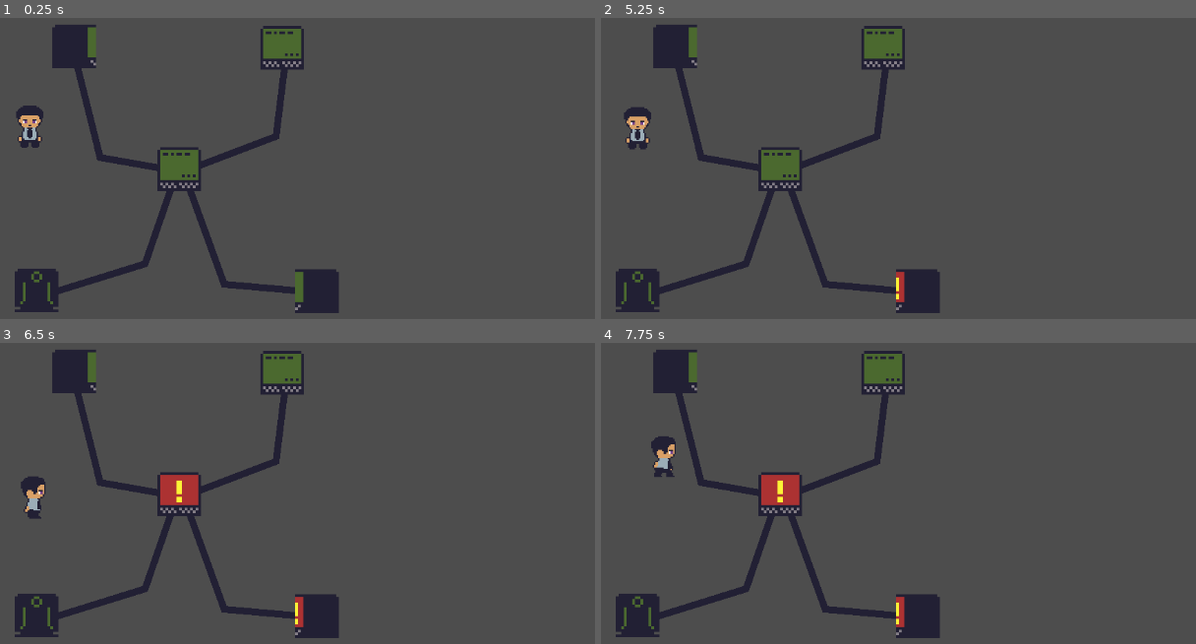
Above: before the commit, frames 1-4 (two rows, left to right).
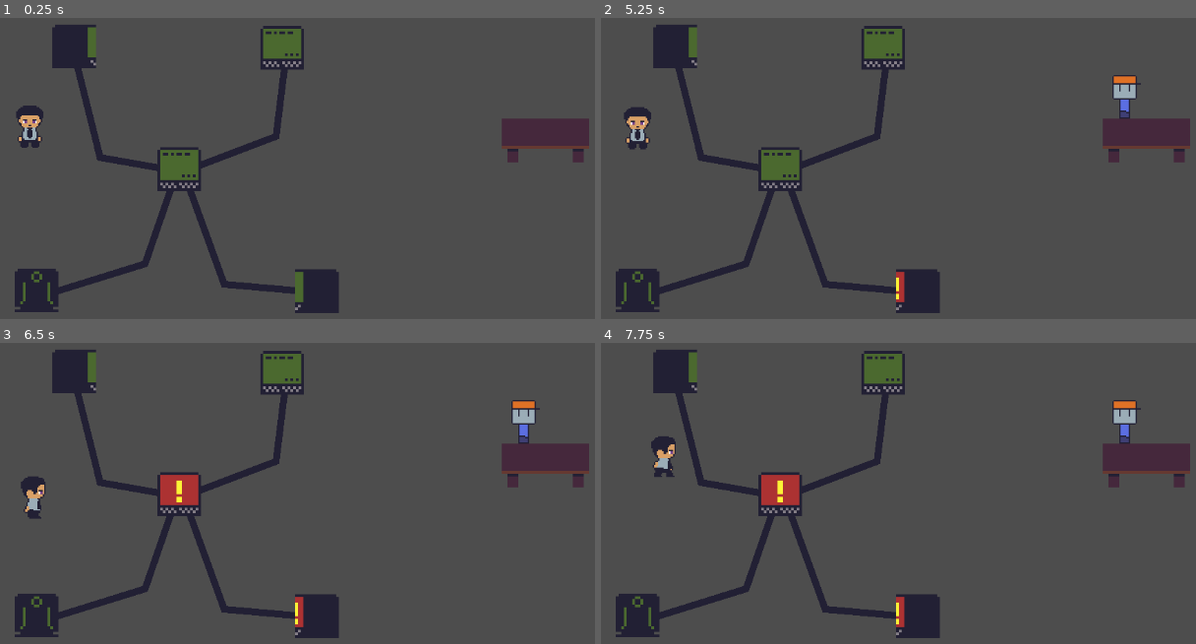
Above: after the commit, the same moments.

Repository: IsaelGabriel/lgj-2023
Game: Godot game, scene res://scenes/test_scene.tscn
The game is run twice, just before and just after one commit, with the same random seed, the same clock (stepped at 60 frames per second) and the same inputs. The project has no main scene, so this scene is started directly.
Inputs:
- Up to frame 1 (0.25 s): no input
- Up to frame 2 (5.25 s): tap Enter at 0.5 s; hold Right (p1_right) 0.53-1.28 s; tap Space (p1_use) every 0.75 s from 0.6 to 5.1 s; hold Down (p1_down) 1.28-2.03 s; hold Right (p1_right) 2.03-2.78 s; hold Up (p1_up) 2.78-3.53 s; hold Left (p1_left) 3.53-5.03 s; hold Down (p1_down) from 5.03 s (still down)
- Up to frame 3 (6.5 s): release Down (p1_down) at 5.78 s; hold Right (p1_right) from 5.78 s (still down); tap Space (p1_use) at 5.85 s
- Up to frame 4 (7.75 s): release Right (p1_right) at 6.53 s; hold Up (p1_up) 6.53-7.28 s; tap Space (p1_use) at 6.6, 7.35 s; hold Right (p1_right) from 7.28 s (still down)

The runs differ from the first frame. In frame 1, 1.6% of the frame differs, in the area x 84-100%, y 33-49%; in frame 2, 2.1%, in the area x 84-100%, y 18-49%; in frame 3, 2.1%; in frame 4, 2.1%.

Commit message:
added pointer to interacting object and its state to box. Player is not able to guide multiple customers

Diff:
--- a/scenes/test_scene.tscn
+++ b/scenes/test_scene.tscn
@@ -1,8 +1,9 @@
-[gd_scene load_steps=4 format=3 uid="uid://bkfcwp5sdhvea"]
+[gd_scene load_steps=5 format=3 uid="uid://bkfcwp5sdhvea"]
 
 [ext_resource type="PackedScene" uid="uid://ctm72syamdtu3" path="res://scenes/player.tscn" id="1_hehdr"]
 [ext_resource type="Script" path="res://scripts/Network.gd" id="2_k0r3j"]
 [ext_resource type="PackedScene" uid="uid://b6vc6tnmg4sio" path="res://scenes/computer.tscn" id="3_na8rk"]
+[ext_resource type="PackedScene" uid="uid://dyv7agf8jf0g1" path="res://scenes/front_desk.tscn" id="4_7spk4"]
 
 [node name="TestScene" type="Node2D"]
 
@@ -60,5 +61,8 @@
 wait_time = 3.0
 autostart = true
 
+[node name="Front Desk" parent="." instance=ExtResource("4_7spk4")]
+position = Vector2(1016, 236)
+
 [connection signal="timeout" from="Network/MaxVirusTimer" to="Network" method="_on_max_virus_timer_timeout"]
 [connection signal="timeout" from="Network/VirusTimer" to="Network" method="_on_virus_timer_timeout"]
--- a/scripts/box.gd
+++ b/scripts/box.gd
@@ -13,6 +13,8 @@
 var interaction_count: float = 0.0
 var selected = false : set = _set_select
 var interacting = false: set = _set_interacting
+var object_state = null: set =_set_object_state
+var interacting_object = null: set =_set_interacting_object
 
 func _set_interacting(new_value: bool):
 	if not new_value is bool: return
@@ -59,7 +61,11 @@
 	progress_bar.value = interaction_count
 	progress_bar.visible = interaction_count >  0
 
+func _set_object_state(new_value):
+	object_state=new_value
 
+func _set_interacting_object(new_value):
+	interacting_object=new_value
 
 func use():
 	pass
--- a/scripts/costumer.gd
+++ b/scripts/costumer.gd
@@ -31,13 +31,16 @@
 	pass
 
 func process_follow(delta):
-	var target_position = player.position - player.current_direction * MIN_FOLLOW_DISTANCE
+	if interacting_object!=null:
+		var target_position = interacting_object.position - interacting_object.current_direction * MIN_FOLLOW_DISTANCE
 
-	var normalized_position = (target_position - position).normalized()
-	await get_tree().create_timer(0.2)
-	position += normalized_position * delta * player.SPEED
-	if position.distance_to(target_position) < 2:
-		position = target_position
+		var normalized_position = (target_position - position).normalized()
+		await get_tree().create_timer(0.2)
+		position += normalized_position * delta * player.SPEED
+		if position.distance_to(target_position) < 2:
+			position = target_position
+
+
 	#if position.distance_to(target_position) < MIN_FOLLOW_DISTANCE:
 	#	normalized_position = (position - player.position).normalized()
 	#	position = player.position + normalized_position * MIN_FOLLOW_DISTANCE
--- a/scripts/front_desk.gd
+++ b/scripts/front_desk.gd
@@ -31,9 +31,12 @@
 			line.append(obj)
 
 func use():
-	if len(line) > 0:
+	var teste
+	if len(line) > 0 and object_state==interacting_object.State.FREE:
 		# destroys clients in line, fix later
 		line[0].current_state = line[0].State.FOLLOW
+		line[0].interacting_object=interacting_object
+		interacting_object.state=interacting_object.State.GUIDING
 
 		line.pop_at(0)
 		for i in range(len(line)):
--- a/scripts/player.gd
+++ b/scripts/player.gd
@@ -6,14 +6,15 @@
 const ACC = 120.0
 
 # enums
+enum State {FREE, GUIDING}
 
-@onready var current_direction = Vector2.DOWN
 
 # vars
-
+@onready var current_direction = Vector2.DOWN
 @onready var sprite = $Sprite2D
 @onready var animator = $AnimationPlayer
 @onready var selector = $Selector
+var state=State.FREE
 var current_target = null
 var acceleration: Vector2 = Vector2(0, 0)
 var decceleration: Vector2 = Vector2(0, 0)
@@ -119,7 +120,10 @@
 		decceleration *= 0.7
 
 	if Input.is_action_just_pressed("p1_use") and current_target != null:
+		current_target.interacting_object=self
+		current_target.object_state=state
 		current_target.interacting = not current_target.interacting
+
 
 func handle_selection():
 	var new_selection = selector.get_overlapping_bodies()
@@ -138,3 +142,9 @@
 	elif current_target != null:
 		current_target.selected = false
 		current_target = null
+
+func swap_state(new_value):
+	if state==State.FREE:
+		state=State.GUIDING
+	else:
+		state=State.FREE
